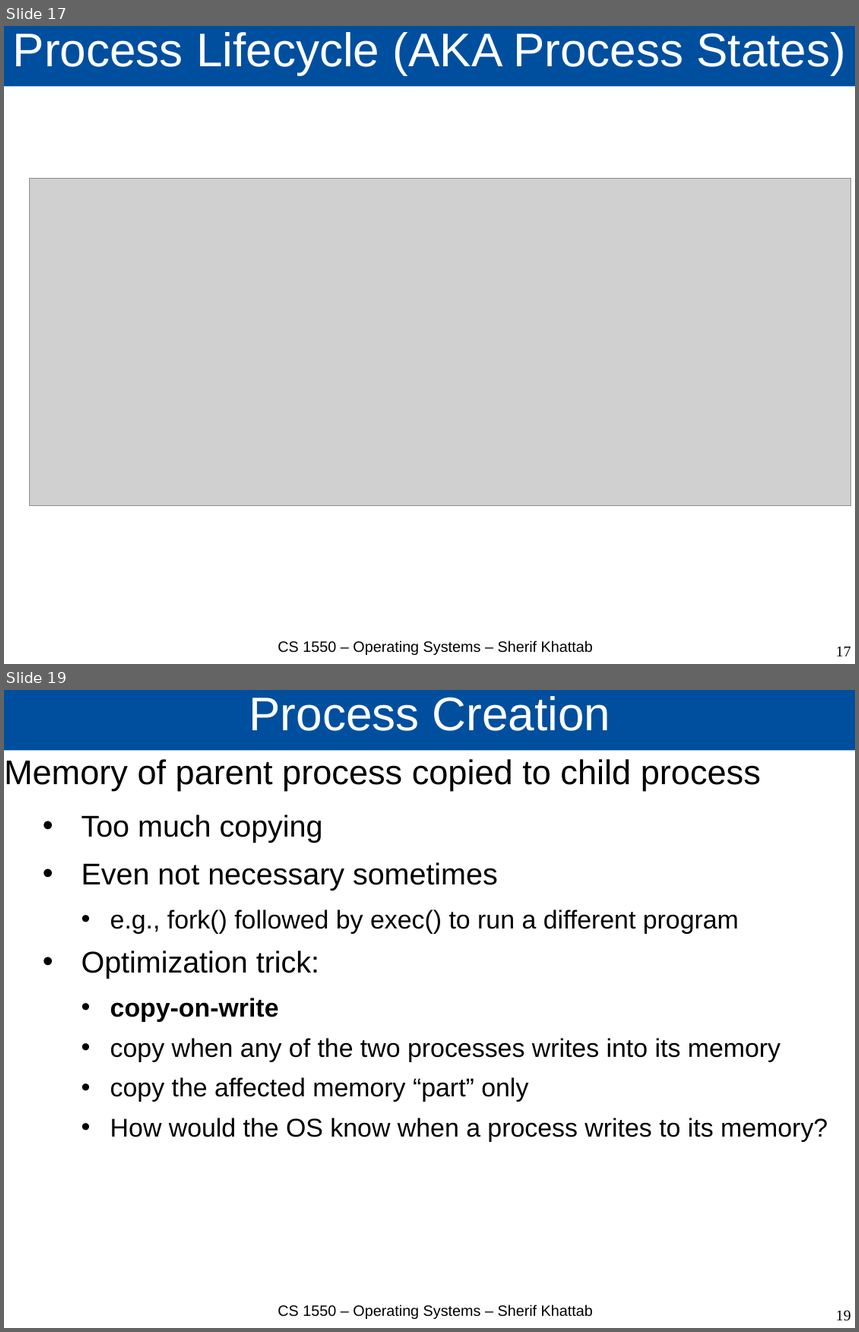
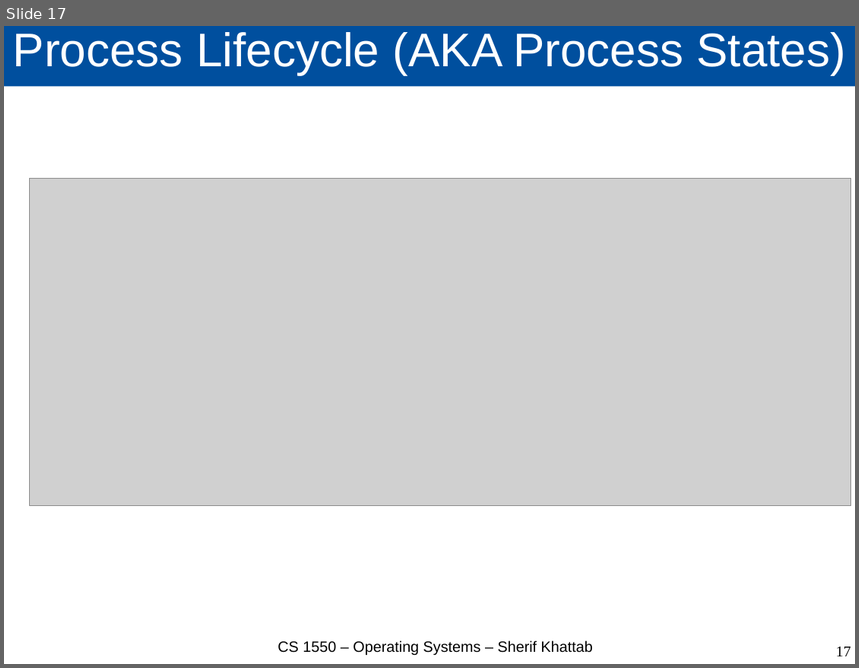
Before and after one commit to cs1550-2244/cs1550-code-handouts, a slide deck: DraftSlides/Lecture4.pptx. Shown one above the other, each under a label of ours: slides 17 and 19 before the commit, slide 17 after it; the slides between them are not shown. The pictures are 859x1332 and 859x668 pixels, drawn with LibreOffice and Linux fonts; fonts in the diff are those of the drawing; grey boxes stand for pictures. Boxes give left, top, right and bottom in pixels: in the first picture for what was removed or moved away, otherwise in the second. Text is boxed around its words. In the diff, an @@ line names an element or a change of style, - is before the commit and + after.

Commit message:
Lecture 5

```diff
--- a/DraftSlides/Lecture4.pptx
+++ b/DraftSlides/Lecture4.pptx
@@ slide 19 removed at (x1=4, y1=690, x2=855, y2=1328), background #FFFFFF @@
@@ title removed at (x1=4, y1=690, x2=855, y2=751) @@
-Process Creation
@@ text removed at (x1=4, y1=759, x2=828, y2=1142) @@
-Memory of parent process copied to child process
-  • Too much copying
-  • Even not necessary sometimes
-    • e.g., fork() followed by exec() to run a different program
-  • Optimization trick:
-    • copy-on-write
-    • copy when any of the two processes writes into its memory
-    • copy the affected memory “part” only
-    • How would the OS know when a process writes to its memory?
@@ text removed at (x1=278, y1=1305, x2=593, y2=1319) @@
-CS 1550 – Operating Systems – Sherif Khattab
@@ page number removed at (x1=836, y1=1311, x2=851, y2=1322) @@
-19
```
Also in this commit, not shown: 4 other slides removed, 3 other files.
